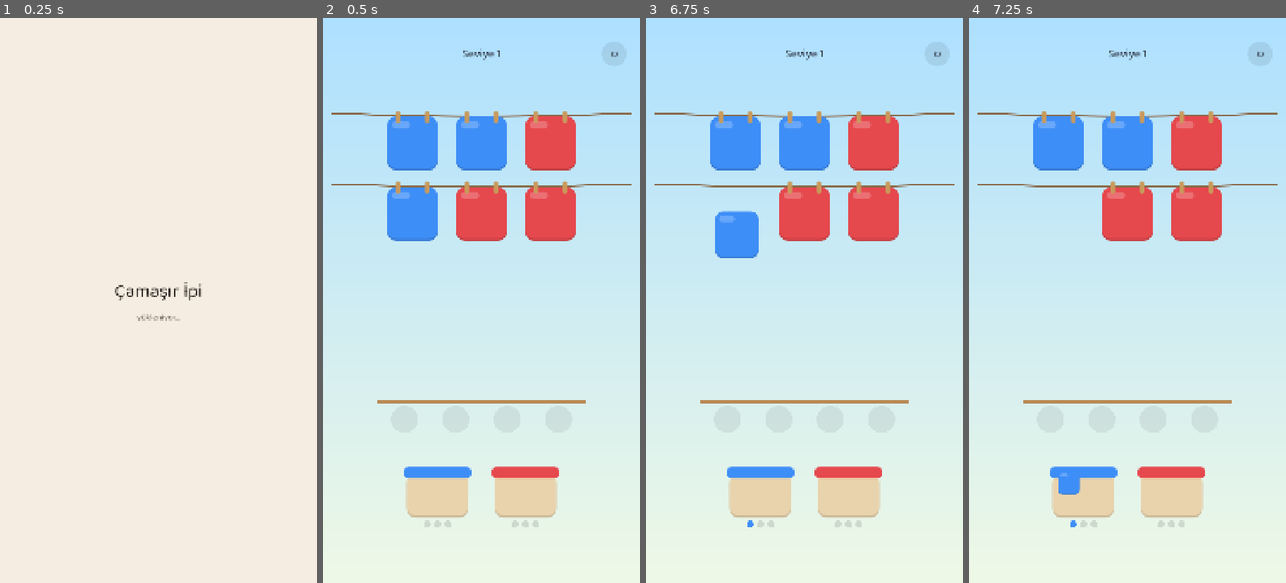
Above: before the commit, frames 1-4 (left to right).
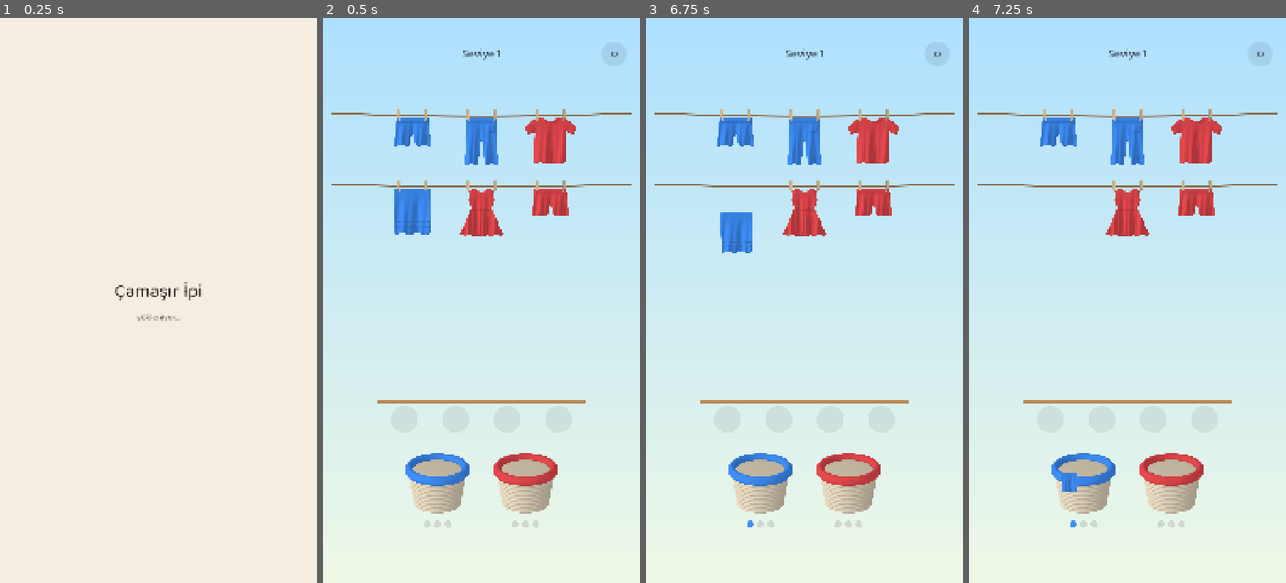
Above: after the commit, the same moments.

Repository: alperAygor/godot-games
Game: Godot game, scene res://scenes/Boot.tscn
The game is run twice, just before and just after one commit, with the same random seed, the same clock (stepped at 60 frames per second) and the same inputs.
Inputs (mouse positions are in pixels of both pictures, inside the frame that each line leads up to):
- Up to frame 1 (0.25 s): no input
- Up to frame 2 (0.5 s): no input
- Up to frame 3 (6.75 s): click "↻" at 0.5 s; click "↻" at 1.25 s; click "↻" at 2 s; tap Enter at 2.75, 4.25, 5.75 s; move the mouse to (874, 272) at 2.77 s; click (874, 272) at 2.92 s; tap Space at 3.5, 5, 6.5 s; move the mouse to (741, 328) at 3.52 s; click (741, 328) at 3.67 s; move the mouse to (836, 176) at 4.27 s; click (836, 176) at 4.42 s; move the mouse to (788, 413) at 5.02 s; click (788, 413) at 5.17 s; move the mouse to (899, 385) at 5.77 s; click (899, 385) at 5.92 s; move the mouse to (709, 215) at 6.52 s; click (709, 215) at 6.67 s
- Up to frame 4 (7.25 s): no input

Frame 1 is identical in both runs. In frame 2, 11% of the frame differs, in the area x 20-80%, y 16-89%; in frame 3, 11%; in frame 4, 9.9%.

Commit message:
Çamaşır İpi: engeller (ıslak, gizemli, kilitli) ve Blender ile üretilen yüksek kaliteli çamaşır/sepet görselleri
Co-Authored-By: Claude Fable 5.2 <noreply@anthropic.com>

Diff:
--- a/CamasirIpi/scripts/core/laundry_board.gd
+++ b/CamasirIpi/scripts/core/laundry_board.gd
@@ -21,6 +21,10 @@
 const EVENT_BASKET_NEW: String = "basket_new"
 const EVENT_WIN: String = "win"
 const EVENT_LOSE: String = "lose"
+## Engeller (PROJECT_SPEC §3).
+const EVENT_WRING: String = "wring"
+const EVENT_LOCKED: String = "locked"
+const EVENT_UNLOCK: String = "unlock"
 
 ## Çamaşır kimliği -> {color:int, blockers:Array[int], ...yerleşim alanları}.
 var _items: Dictionary = {}
@@ -35,6 +39,8 @@
 var _won: bool = false
 var _lost: bool = false
 var _moves: int = 0
+## Tamamlanan sepet renkleri: kilitli mandallar bununla açılır.
+var _completed: Dictionary = {}
 
 
 ## `level`: {items:[{id,color,blockers,...}], queue:[renk...], active_baskets:int, rack_slots:int}
@@ -103,10 +109,47 @@
 	return _on_line.has(id) and blockers_of(id).is_empty()
 
 
+## Islak çamaşır: ilk dokunuşta sıkılır, ikincide alınır.
+func is_wet(id: int) -> bool:
+	return bool((_items.get(id, {}) as Dictionary).get("wet", false))
+
+
+## Gizemli çamaşır: rengi üstü açılınca belli olur (yalnız görünüm; kural aynı).
+func is_mystery(id: int) -> bool:
+	return bool((_items.get(id, {}) as Dictionary).get("mystery", false))
+
+
+## Kilitli mandalın beklediği sepet rengi; kilit yoksa EMPTY.
+func lock_color(id: int) -> int:
+	return int((_items.get(id, {}) as Dictionary).get("lock", EMPTY))
+
+
+func is_locked(id: int) -> bool:
+	var color: int = lock_color(id)
+	return _on_line.has(id) and color != EMPTY and not _completed.has(color)
+
+
+func wet_ids() -> Array[int]:
+	var result: Array[int] = []
+	for id: int in item_ids():
+		if _on_line.has(id) and is_wet(id):
+			result.append(id)
+	return result
+
+
+func completed_colors() -> Array[int]:
+	var result: Array[int] = []
+	for color: Variant in _completed.keys():
+		result.append(int(color))
+	result.sort()
+	return result
+
+
+## Şu an alınabilen (açık ve kilitsiz) çamaşırlar.
 func open_ids() -> Array[int]:
 	var result: Array[int] = []
 	for id: int in item_ids():
-		if is_open(id):
+		if is_open(id) and not is_locked(id):
 			result.append(id)
 	return result
 
@@ -156,6 +199,14 @@
 	var blockers: Array[int] = blockers_of(id)
 	if not blockers.is_empty():
 		events.append({"type": EVENT_BLOCKED, "id": id, "by": blockers})
+		return events
+	if is_locked(id):
+		events.append({"type": EVENT_LOCKED, "id": id, "color": lock_color(id)})
+		return events
+	if is_wet(id):
+		(_items[id] as Dictionary)["wet"] = false
+		_moves += 1
+		events.append({"type": EVENT_WRING, "id": id})
 		return events
 	var color: int = color_of(id)
 	var basket_index: int = _basket_for(color)
@@ -184,6 +235,7 @@
 			if basket.is_empty() or int(basket["count"]) < BASKET_CAPACITY:
 				continue
 			events.append({"type": EVENT_BASKET_DONE, "basket": index, "color": int(basket["color"])})
+			_complete_color(int(basket["color"]), events)
 			_baskets[index] = _next_basket()
 			var fresh: Dictionary = _baskets[index]
 			if not fresh.is_empty():
@@ -207,6 +259,15 @@
 		events.append({"type": EVENT_LOSE, "remaining": _on_line.size() + rack_count()})
 
 
+func _complete_color(color: int, events: Array[Dictionary]) -> void:
+	if _completed.has(color):
+		return
+	_completed[color] = true
+	for id: int in item_ids():
+		if _on_line.has(id) and lock_color(id) == color:
+			events.append({"type": EVENT_UNLOCK, "id": id})
+
+
 func _put_in_basket(id: int, basket_index: int, event_type: String,
 		events: Array[Dictionary], from_slot: int = EMPTY) -> void:
 	var basket: Dictionary = _baskets[basket_index]
--- a/CamasirIpi/scripts/core/level_generator.gd
+++ b/CamasirIpi/scripts/core/level_generator.gd
@@ -18,6 +18,14 @@
 const THREE_BASKETS_FROM_LEVEL: int = 15
 const SHUFFLE_ATTEMPTS: int = 12
 const SEED_SALT: int = 7919
+## Engellerin açıldığı seviyeler: her biri ilk göründüğü seviyede tek başına ve azdır.
+const WET_FROM_LEVEL: int = 8
+const MYSTERY_FROM_LEVEL: int = 14
+const LOCK_FROM_LEVEL: int = 20
+const OBSTACLE_RAMP_LEVELS: int = 6
+const MAX_WET: int = 5
+const MAX_MYSTERY: int = 6
+const MAX_LOCKS: int = 3
 
 
 ## Zorluk parametreleri: {lines, columns, layers, colors, twist, active_baskets, hard}.
@@ -61,7 +69,70 @@
 		"hard": bool(params["hard"]),
 	}
 	_twist_queue(result, int(params["twist"]), rng)
+	_add_obstacles(result, rng)
 	return result
+
+
+## Seviyeye göre engel sayısı: açıldığı seviyede 1, sonra her OBSTACLE_RAMP_LEVELS'ta +1.
+static func obstacle_count(level: int, from_level: int, maximum: int) -> int:
+	if level < from_level:
+		return 0
+	return clampi(1 + (level - from_level) / OBSTACLE_RAMP_LEVELS, 1, maximum)
+
+
+## Yeni engelin tanıtıldığı seviyede eskiler karışmaz (yalnız yeni engel gelir).
+static func _add_obstacles(level: Dictionary, rng: RandomNumberGenerator) -> void:
+	var number: int = int(level["level"])
+	var items: Array[Dictionary] = level["items"] as Array[Dictionary]
+	var intro: bool = number in [WET_FROM_LEVEL, MYSTERY_FROM_LEVEL, LOCK_FROM_LEVEL]
+	var wet: int = obstacle_count(number, WET_FROM_LEVEL, MAX_WET)
+	var mystery: int = obstacle_count(number, MYSTERY_FROM_LEVEL, MAX_MYSTERY)
+	var locks: int = obstacle_count(number, LOCK_FROM_LEVEL, MAX_LOCKS)
+	if intro:
+		wet = 1 if number == WET_FROM_LEVEL else 0
+		mystery = 2 if number == MYSTERY_FROM_LEVEL else 0
+		locks = 1 if number == LOCK_FROM_LEVEL else 0
+	var pool: Array[int] = []
+	for index: int in range(items.size()):
+		pool.append(index)
+	_shuffle(pool, rng)
+	# Gizemli: başta üstü kapalı olanlardan seçilir (yoksa anlamı kalmaz).
+	for index: int in pool:
+		if mystery <= 0:
+			break
+		if not (items[index]["blockers"] as Array).is_empty():
+			items[index]["mystery"] = true
+			mystery -= 1
+	for index: int in pool:
+		if wet <= 0:
+			break
+		if not bool(items[index].get("mystery", false)):
+			items[index]["wet"] = true
+			wet -= 1
+	# Kilit: çözülebilirlik bozulursa geri alınır.
+	var queue: Array = level["queue"] as Array
+	for index: int in pool:
+		if locks <= 0 or queue.size() < 3:
+			break
+		var entry: Dictionary = items[index]
+		if entry.has("wet") or entry.has("mystery"):
+			continue
+		var key_color: int = int(queue[rng.randi_range(0, mini(2, queue.size() - 1))])
+		if key_color == int(entry["color"]):
+			continue
+		entry["lock"] = key_color
+		if LevelSolver.is_solvable(level):
+			locks -= 1
+		else:
+			entry.erase("lock")
+
+
+static func _shuffle(values: Array[int], rng: RandomNumberGenerator) -> void:
+	for index: int in range(values.size() - 1, 0, -1):
+		var other: int = rng.randi_range(0, index)
+		var held: int = values[index]
+		values[index] = values[other]
+		values[other] = held
 
 
 ## Piramit düzeni: her ipte katman 0'da `columns` parça; üst katman yarım kaydırılır ve
--- a/CamasirIpi/scripts/core/level_solver.gd
+++ b/CamasirIpi/scripts/core/level_solver.gd
@@ -76,4 +76,5 @@
 		if id != LaundryBoard.EMPTY:
 			rack_colors.append(board.color_of(id))
 	rack_colors.sort()
-	return "%s|%s|%s|%d" % [str(line), str(rack_colors), str(board.baskets()), board.queue().size()]
+	return "%s|%s|%s|%d|%s|%s" % [str(line), str(rack_colors), str(board.baskets()),
+		board.queue().size(), str(board.wet_ids()), str(board.completed_colors())]
--- a/CamasirIpi/tests/unit/test_laundry_board.gd
+++ b/CamasirIpi/tests/unit/test_laundry_board.gd
@@ -80,3 +80,34 @@
 	assert_false(board.is_lost())
 	assert_eq(board.rack_slots(), 5)
 	assert_false(board.tap(6).is_empty())
+
+
+func test_wet_item_needs_two_taps() -> void:
+	var level: Dictionary = _level([0, 0, 0], [0])
+	((level["items"] as Array)[0] as Dictionary)["wet"] = true
+	var board: LaundryBoard = LaundryBoard.new(level)
+	var first: Array[Dictionary] = board.tap(0)
+	assert_eq(String(first[0]["type"]), LaundryBoard.EVENT_WRING)
+	assert_true(board.is_on_line(0), "ilk dokunuş yalnız sıkar")
+	board.tap(0)
+	assert_false(board.is_on_line(0))
+
+
+func test_locked_item_opens_when_its_basket_completes() -> void:
+	var level: Dictionary = _level([0, 0, 0, 1, 1, 1], [0, 1])
+	((level["items"] as Array)[3] as Dictionary)["lock"] = 0
+	var board: LaundryBoard = LaundryBoard.new(level)
+	var events: Array[Dictionary] = board.tap(3)
+	assert_eq(String(events[0]["type"]), LaundryBoard.EVENT_LOCKED)
+	assert_true(board.is_locked(3))
+	assert_false(board.open_ids().has(3))
+	board.tap(0)
+	board.tap(1)
+	var done: Array[Dictionary] = board.tap(2)
+	var types: Array[String] = []
+	for event: Dictionary in done:
+		types.append(String(event["type"]))
+	assert_true(types.has(LaundryBoard.EVENT_UNLOCK))
+	assert_false(board.is_locked(3))
+	board.tap(3)
+	assert_false(board.is_on_line(3))
--- a/CamasirIpi/tests/unit/test_level_generator.gd
+++ b/CamasirIpi/tests/unit/test_level_generator.gd
@@ -2,7 +2,7 @@
 
 ## Üretilen seviyeler: deterministik, 3'ün katı, kuyrukla birebir ve ÇÖZÜLEBİLİR.
 
-const CHECKED_LEVELS: int = 40
+const CHECKED_LEVELS: int = 60
 
 
 func test_same_level_is_deterministic() -> void:
@@ -46,3 +46,21 @@
 	var early: int = (LevelGenerator.generate(4)["items"] as Array).size()
 	var late: int = (LevelGenerator.generate(40)["items"] as Array).size()
 	assert_greater(late, early)
+
+
+func test_obstacles_unlock_by_level() -> void:
+	assert_eq(_count(LevelGenerator.generate(7), "wet"), 0)
+	assert_eq(_count(LevelGenerator.generate(LevelGenerator.WET_FROM_LEVEL), "wet"), 1)
+	assert_eq(_count(LevelGenerator.generate(LevelGenerator.WET_FROM_LEVEL), "mystery"), 0)
+	assert_greater(_count(LevelGenerator.generate(LevelGenerator.MYSTERY_FROM_LEVEL), "mystery"), 0)
+	assert_eq(_count(LevelGenerator.generate(LevelGenerator.MYSTERY_FROM_LEVEL), "wet"), 0,
+		"tanıtım seviyesinde yalnız yeni engel olmalı")
+	assert_greater(_count(LevelGenerator.generate(30), "wet"), 1)
+
+
+func _count(level: Dictionary, key: String) -> int:
+	var total: int = 0
+	for entry: Variant in level["items"] as Array:
+		if (entry as Dictionary).has(key):
+			total += 1
+	return total
Binary file added: CamasirIpi/assets/sprites/basket_band.png
Not shown, added: CamasirIpi/assets/sprites/basket_band.png.import
Binary file added: CamasirIpi/assets/sprites/basket_body.png
Not shown, added: CamasirIpi/assets/sprites/basket_body.png.import
Binary file added: CamasirIpi/assets/sprites/folded.png
Not shown, added: CamasirIpi/assets/sprites/folded.png.import
Binary file added: CamasirIpi/assets/sprites/garment_dress.png
Not shown, added: CamasirIpi/assets/sprites/garment_dress.png.import
Binary file added: CamasirIpi/assets/sprites/garment_pants.png
Not shown, added: CamasirIpi/assets/sprites/garment_pants.png.import
Binary file added: CamasirIpi/assets/sprites/garment_shorts.png
Not shown, added: CamasirIpi/assets/sprites/garment_shorts.png.import
(and 10 more such lines)
